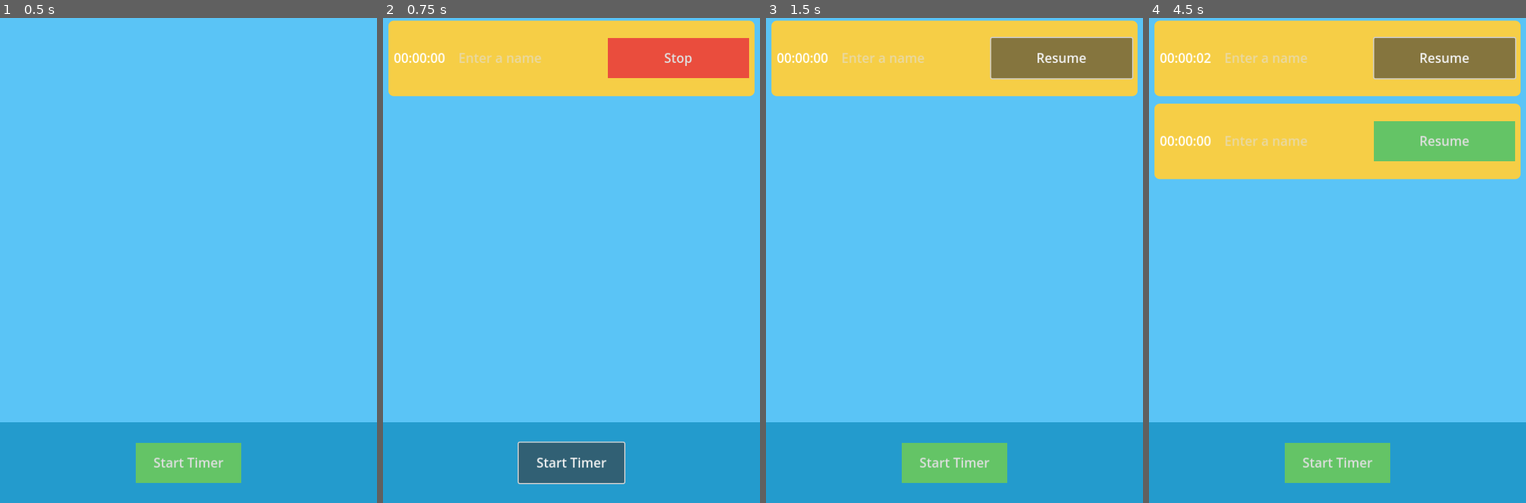
Above: before the commit, frames 1-4 (left to right).
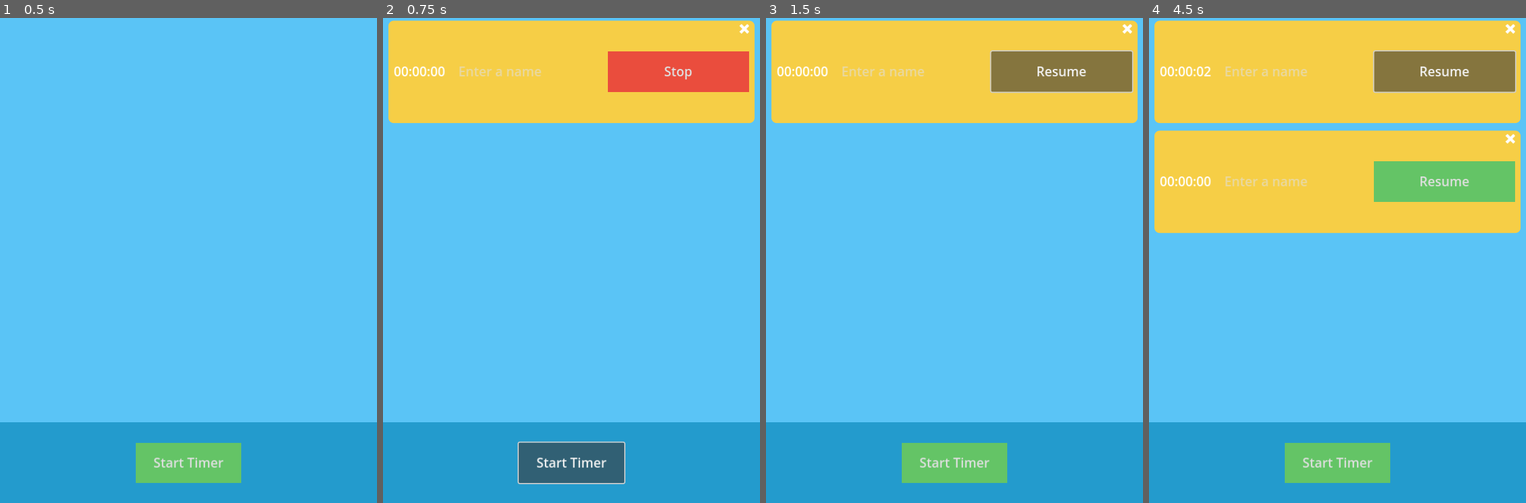
Above: after the commit, the same moments.

Repository: spaceyjase/timely
Game: Godot game, scene res://Scenes/Main/main_scene.tscn
Same seed, same stepped clock (60 frames per second), same inputs: the game is played once before the commit and once after it.
Inputs:
- Up to frame 1 (0.5 s): no input
- Up to frame 2 (0.75 s): click "Start Timer" at 0.5 s
- Up to frame 3 (1.5 s): click "Stop" at 1.25 s
- Up to frame 4 (4.5 s): click "Resume" at 2 s; click "Start Timer" at 2.75 s; click "Resume" at 3.5 s; click "Stop" at 4.25 s

Frame 1 is identical in both runs. In frame 2, 8.4% of the frame differs, in the area x 1-99%, y 1-22%; in frame 3, 8.8%; in frame 4, 22%, in the area x 1-99%, y 1-45%.

Commit message:
feat: delete timers

Diff:
--- a/Scenes/Main/main.gd
+++ b/Scenes/Main/main.gd
@@ -15,5 +15,15 @@
 
 func _add_timer() -> void:
 	timer_list.add_timer()
+
+
+func _on_timer_list_child_exiting_tree(_node: Node):
+	_check_start_button()
+
+
+func _on_timer_list_child_entered_tree(_node: Node):
+	_check_start_button()
+
+
+func _check_start_button() -> void:
 	start_timer_button.disabled = timer_list.is_max_timers()
-	# todo: if timer list has max number of timers, disable button
--- a/Scenes/Main/main_scene.tscn
+++ b/Scenes/Main/main_scene.tscn
@@ -74,4 +74,6 @@
 theme_override_font_sizes/font_size = 24
 text = "Start Timer"
 
+[connection signal="child_entered_tree" from="VBoxContainer/ScrollContainer/TimerList" to="." method="_on_timer_list_child_entered_tree"]
+[connection signal="child_exiting_tree" from="VBoxContainer/ScrollContainer/TimerList" to="." method="_on_timer_list_child_exiting_tree"]
 [connection signal="pressed" from="VBoxContainer/Panel/StartTimerButton" to="." method="_on_start_timer_button_pressed"]
--- a/Test/timer_test.gd
+++ b/Test/timer_test.gd
@@ -44,3 +44,15 @@
 	add_timer()
 	add_timer()
 	assert(is_max_timers())
+
+
+func delete_timer() -> void:
+	get_child(0).delete()
+	assert(not is_max_timers())
+
+
+func delete_all_timers() -> void:
+	for timer in get_children():
+		timer.delete()
+	assert(not is_max_timers())
+	assert(get_child_count() == 0)
--- a/UI/TimerRow/timer_row.gd
+++ b/UI/TimerRow/timer_row.gd
@@ -3,6 +3,7 @@
 @export var timer_label: Label
 @export var timer_line_edit: LineEdit
 @export var timer_button: Button
+@export var delete_container: MarginContainer
 
 var _stopped: bool = true:  # todo: setter and getter to reconfigure the UI
 	get:
@@ -39,6 +40,10 @@
 	_stopped = true
 
 
+func delete() -> void:
+	queue_free()
+
+
 func _process(delta):
 	if not _stopped:
 		_timer += delta
@@ -58,3 +63,15 @@
 
 func _on_timer_button_pressed():
 	resume()
+
+
+func _on_close_button_pressed():
+	delete_container.visible = true
+
+
+func _on_delete_button_pressed():
+	delete()
+
+
+func _on_cancel_button_pressed():
+	delete_container.visible = false
--- a/UI/TimerRow/timer_row.tscn
+++ b/UI/TimerRow/timer_row.tscn
@@ -1,7 +1,9 @@
-[gd_scene load_steps=4 format=3 uid="uid://djec3i8ehl8ew"]
+[gd_scene load_steps=6 format=3 uid="uid://djec3i8ehl8ew"]
 
 [ext_resource type="Script" path="res://UI/TimerRow/timer_row.gd" id="1_rwsk4"]
 [ext_resource type="Theme" uid="uid://huehvwq5wjto" path="res://UI/Shared/timely_theme.tres" id="2_ijdwf"]
+[ext_resource type="Texture2D" uid="uid://bshbx7xniwcfs" path="res://Assets/grey_crossWhite.png" id="3_pqofb"]
+[ext_resource type="Texture2D" uid="uid://dgfdsa5khbg4b" path="res://Assets/grey_crossGrey.png" id="3_ujwih"]
 
 [sub_resource type="StyleBoxFlat" id="StyleBoxFlat_osxop"]
 bg_color = Color(0.964706, 0.807843, 0.27451, 1)
@@ -10,19 +12,20 @@
 corner_radius_bottom_right = 10
 corner_radius_bottom_left = 10
 
-[node name="TimerRow" type="Control" node_paths=PackedStringArray("timer_label", "timer_line_edit", "timer_button") groups=["timer_row"]]
-custom_minimum_size = Vector2(600, 150)
+[node name="TimerRow" type="Control" node_paths=PackedStringArray("timer_label", "timer_line_edit", "timer_button", "delete_container") groups=["timer_row"]]
+custom_minimum_size = Vector2(600, 200)
 layout_mode = 3
 anchors_preset = 0
 offset_right = 600.0
 offset_bottom = 250.0
 size_flags_horizontal = 3
 script = ExtResource("1_rwsk4")
-timer_label = NodePath("MarginContainer/Panel/MarginContainer/HBoxContainer/TimerLabel")
-timer_line_edit = NodePath("MarginContainer/Panel/MarginContainer/HBoxContainer/TimerLineEdit")
-timer_button = NodePath("MarginContainer/Panel/MarginContainer/HBoxContainer/TimerButton")
+timer_label = NodePath("TimerContainer/MarginContainer/HBoxContainer/TimerLabel")
+timer_line_edit = NodePath("TimerContainer/MarginContainer/HBoxContainer/TimerLineEdit")
+timer_button = NodePath("TimerContainer/MarginContainer/HBoxContainer/TimerButton")
+delete_container = NodePath("DeleteContainer")
 
-[node name="MarginContainer" type="MarginContainer" parent="."]
+[node name="TimerContainer" type="MarginContainer" parent="."]
 layout_mode = 1
 anchors_preset = 15
 anchor_right = 1.0
@@ -34,34 +37,29 @@
 theme_override_constants/margin_right = 10
 theme_override_constants/margin_bottom = 5
 
-[node name="Panel" type="Panel" parent="MarginContainer"]
+[node name="Panel" type="Panel" parent="TimerContainer"]
 layout_mode = 2
 theme_override_styles/panel = SubResource("StyleBoxFlat_osxop")
 
-[node name="MarginContainer" type="MarginContainer" parent="MarginContainer/Panel"]
-layout_mode = 1
-anchors_preset = 15
-anchor_right = 1.0
-anchor_bottom = 1.0
-grow_horizontal = 2
-grow_vertical = 2
+[node name="MarginContainer" type="MarginContainer" parent="TimerContainer"]
+layout_mode = 2
 theme_override_constants/margin_left = 10
 theme_override_constants/margin_top = 10
 theme_override_constants/margin_right = 10
 theme_override_constants/margin_bottom = 10
 
-[node name="HBoxContainer" type="HBoxContainer" parent="MarginContainer/Panel/MarginContainer"]
+[node name="HBoxContainer" type="HBoxContainer" parent="TimerContainer/MarginContainer"]
 layout_mode = 2
 theme_override_constants/separation = 20
 alignment = 1
 
-[node name="TimerLabel" type="Label" parent="MarginContainer/Panel/MarginContainer/HBoxContainer"]
+[node name="TimerLabel" type="Label" parent="TimerContainer/MarginContainer/HBoxContainer"]
 layout_mode = 2
 theme_override_font_sizes/font_size = 24
 text = "00:00:00"
 vertical_alignment = 1
 
-[node name="TimerLineEdit" type="LineEdit" parent="MarginContainer/Panel/MarginContainer/HBoxContainer"]
+[node name="TimerLineEdit" type="LineEdit" parent="TimerContainer/MarginContainer/HBoxContainer"]
 clip_contents = true
 layout_mode = 2
 size_flags_horizontal = 3
@@ -73,7 +71,7 @@
 clear_button_enabled = true
 flat = true
 
-[node name="TimerButton" type="Button" parent="MarginContainer/Panel/MarginContainer/HBoxContainer"]
+[node name="TimerButton" type="Button" parent="TimerContainer/MarginContainer/HBoxContainer"]
 custom_minimum_size = Vector2(150, 75)
 layout_mode = 2
 size_flags_horizontal = 3
@@ -84,5 +82,71 @@
 text = "Resume
 "
 
-[connection signal="text_submitted" from="MarginContainer/Panel/MarginContainer/HBoxContainer/TimerLineEdit" to="." method="_on_timer_line_edit_text_submitted"]
-[connection signal="pressed" from="MarginContainer/Panel/MarginContainer/HBoxContainer/TimerButton" to="." method="_on_timer_button_pressed"]
+[node name="CloseButton" type="TextureButton" parent="."]
+layout_mode = 1
+anchors_preset = 1
+anchor_left = 1.0
+anchor_right = 1.0
+offset_left = -38.0
+offset_top = 11.0
+offset_right = -20.0
+offset_bottom = 29.0
+grow_horizontal = 0
+texture_normal = ExtResource("3_pqofb")
+texture_hover = ExtResource("3_ujwih")
+
+[node name="DeleteContainer" type="MarginContainer" parent="."]
+visible = false
+layout_mode = 1
+anchors_preset = 15
+anchor_right = 1.0
+anchor_bottom = 1.0
+grow_horizontal = 2
+grow_vertical = 2
+theme_override_constants/margin_left = 10
+theme_override_constants/margin_top = 5
+theme_override_constants/margin_right = 10
+theme_override_constants/margin_bottom = 5
+
+[node name="Panel" type="Panel" parent="DeleteContainer"]
+modulate = Color(0.764706, 0.764706, 0.764706, 1)
+layout_mode = 2
+theme_override_styles/panel = SubResource("StyleBoxFlat_osxop")
+
+[node name="MarginContainer" type="MarginContainer" parent="DeleteContainer"]
+layout_mode = 2
+theme_override_constants/margin_left = 10
+theme_override_constants/margin_top = 10
+theme_override_constants/margin_right = 10
+theme_override_constants/margin_bottom = 10
+
+[node name="HBoxContainer" type="HBoxContainer" parent="DeleteContainer/MarginContainer"]
+layout_mode = 2
+theme_override_constants/separation = 20
+alignment = 1
+
+[node name="DeleteButton" type="Button" parent="DeleteContainer/MarginContainer/HBoxContainer"]
+custom_minimum_size = Vector2(150, 75)
+layout_mode = 2
+size_flags_horizontal = 3
+size_flags_vertical = 4
+theme = ExtResource("2_ijdwf")
+theme_type_variation = &"StopButton"
+theme_override_font_sizes/font_size = 24
+text = "Delete"
+
+[node name="CancelButton" type="Button" parent="DeleteContainer/MarginContainer/HBoxContainer"]
+custom_minimum_size = Vector2(150, 75)
+layout_mode = 2
+size_flags_horizontal = 3
+size_flags_vertical = 4
+theme = ExtResource("2_ijdwf")
+theme_type_variation = &"ResumeButton"
+theme_override_font_sizes/font_size = 24
+text = "Cancel"
+
+[connection signal="text_submitted" from="TimerContainer/MarginContainer/HBoxContainer/TimerLineEdit" to="." method="_on_timer_line_edit_text_submitted"]
+[connection signal="pressed" from="TimerContainer/MarginContainer/HBoxContainer/TimerButton" to="." method="_on_timer_button_pressed"]
+[connection signal="pressed" from="CloseButton" to="." method="_on_close_button_pressed"]
+[connection signal="pressed" from="DeleteContainer/MarginContainer/HBoxContainer/DeleteButton" to="." method="_on_delete_button_pressed"]
+[connection signal="pressed" from="DeleteContainer/MarginContainer/HBoxContainer/CancelButton" to="." method="_on_cancel_button_pressed"]
--- a/UI/timer_list.gd
+++ b/UI/timer_list.gd
@@ -24,4 +24,8 @@
 
 
 func is_max_timers() -> int:
-	return get_child_count() >= settings.max_timers
+	var children = 0
+	for child in get_children():
+		if not child.is_queued_for_deletion():
+			children += 1
+	return children == settings.max_timers
Binary file added: Assets/grey_crossGrey.png
Not shown, added: Assets/grey_crossGrey.png.import
Binary file added: Assets/grey_crossWhite.png
Not shown, added: Assets/grey_crossWhite.png.import
